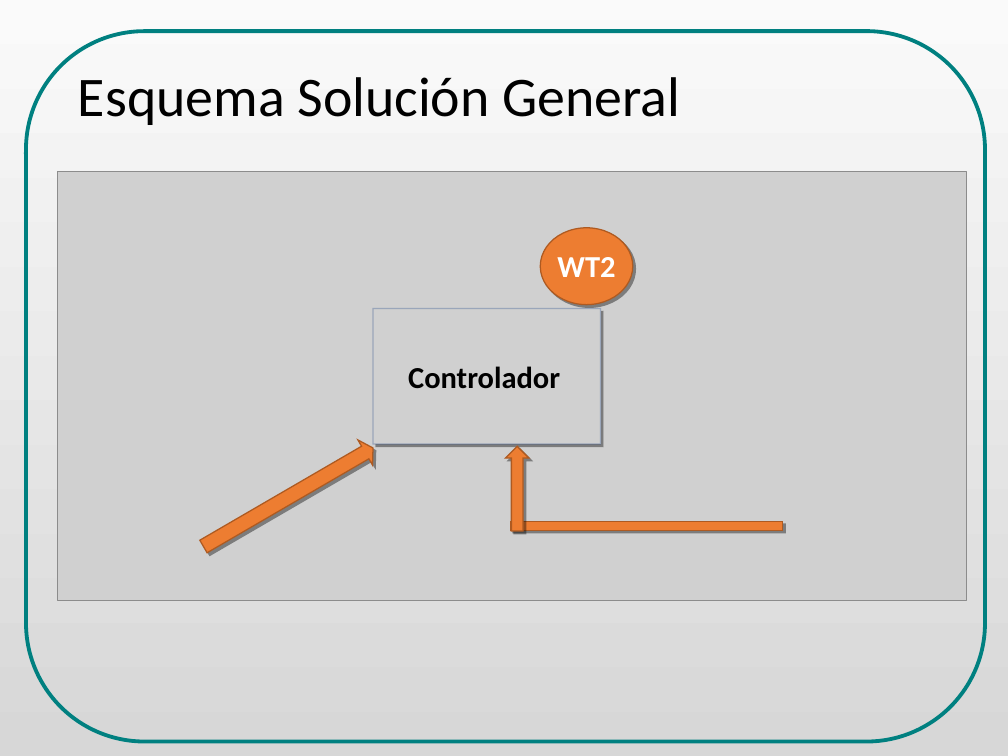
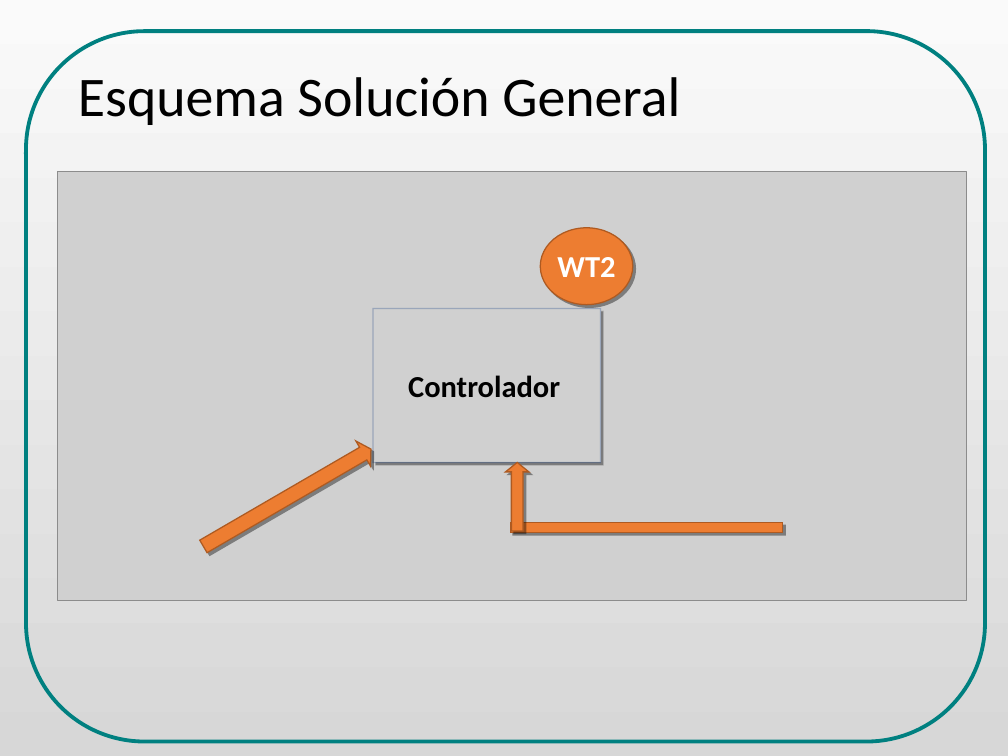
Before and after one commit to danielsalgadop/sac, a slide deck: slide 6 of docs/presentation/social_access_controller_ODP_final.odp. Drawn at 1008x756 pixels with LibreOffice and Linux fonts; fonts in the diff are those of the drawing; grey boxes stand for pictures. Boxes give left, top, right and bottom in pixels: in the first picture for what was removed or moved away, otherwise in the second. Text is boxed around its words. In the diff, an @@ line names an element or a change of style, - is before the commit and + after.

```diff
--- a/docs/presentation/social_access_controller_ODP_final.odp
+++ b/docs/presentation/social_access_controller_ODP_final.odp
@@ picture "Controlador": place and size @@
-picture "Controlador" at [373, 308, 601, 444]
+picture "Controlador" at [373, 308, 601, 462]
@@ freeform shape at [196, 436, 378, 559]: outline redrawn @@
@@ freeform shape: place and size @@
-freeform shape at [505, 447, 529, 532]
+freeform shape at [505, 462, 529, 531]
@@ freeform shape: place and size @@
-freeform shape at [461, 508, 831, 545]
+freeform shape at [461, 508, 831, 549]
```
Also in this commit, not shown: 5 other slides changed, 1 other file.
